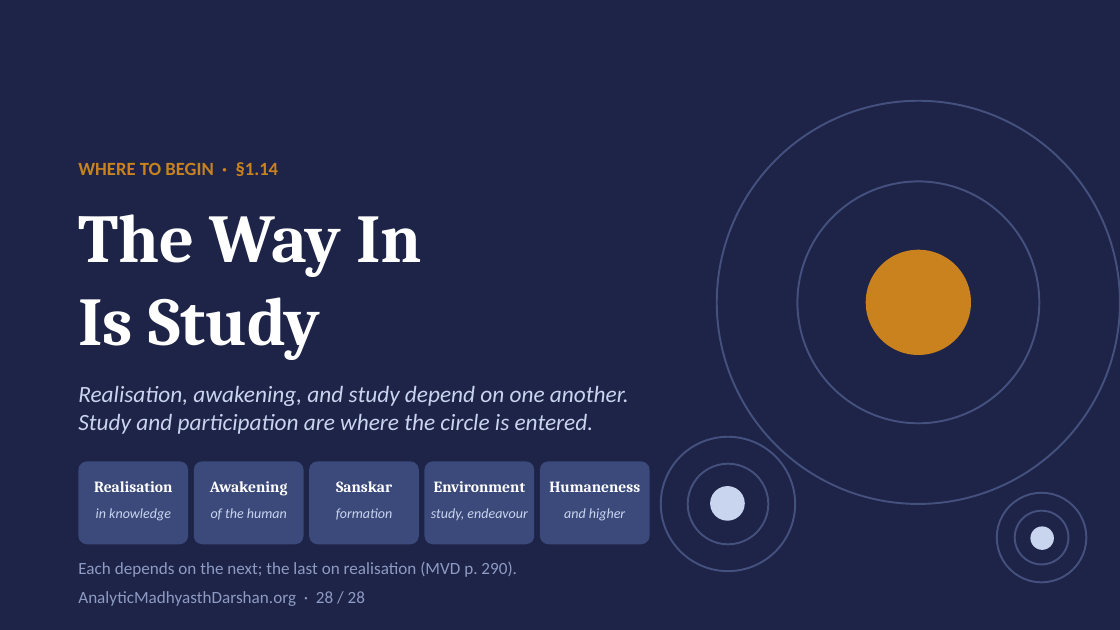
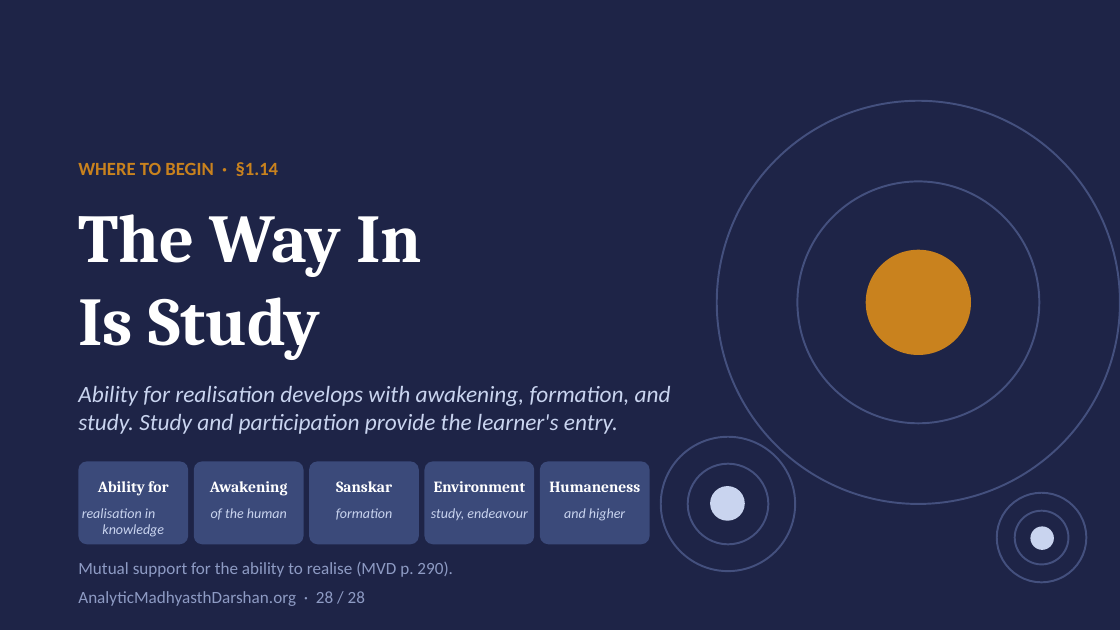
Before and after one commit to raghavamohan/AnalyticMadhyasthDarshan, a slide deck: slide 28 of Studies/Spiritual-Practice-And-Realization/Spiritual-Practice-And-Realization-Madhyasth-Darshan.pptx. Drawn at 1120x630 pixels with LibreOffice and Linux fonts; fonts in the diff are those of the drawing. Boxes give left, top, right and bottom in pixels: in the first picture for what was removed or moved away, otherwise in the second. Text is boxed around its words. In the diff, an @@ line names an element or a change of style, - is before the commit and + after.

Commit message:
Clarify spirituality study and realization deck

```diff
--- a/Studies/Spiritual-Practice-And-Realization/Spiritual-Practice-And-Realization-Madhyasth-Darshan.pptx
+++ b/Studies/Spiritual-Practice-And-Realization/Spiritual-Practice-And-Realization-Madhyasth-Darshan.pptx
@@ text at (78,386,671,434): text changed @@
-Realisation, awakening, and study depend on one another. Study and participation are where the circle is entered.
+Ability for realisation develops with awakening, formation, and study. Study and participation provide the learner's entry.
@@ text at (82,508,164,537): text changed @@
-in knowledge
+realisation in
+knowledge
@@ text at (98,481,168,496): text changed @@
-Realisation
+Ability for
@@ text at (78,562,453,577): text changed @@
-Each depends on the next; the last on realisation (MVD p. 290).
+Mutual support for the ability to realise (MVD p. 290).
```
Also in this commit, not shown: 12 other slides changed, 16 other files.
